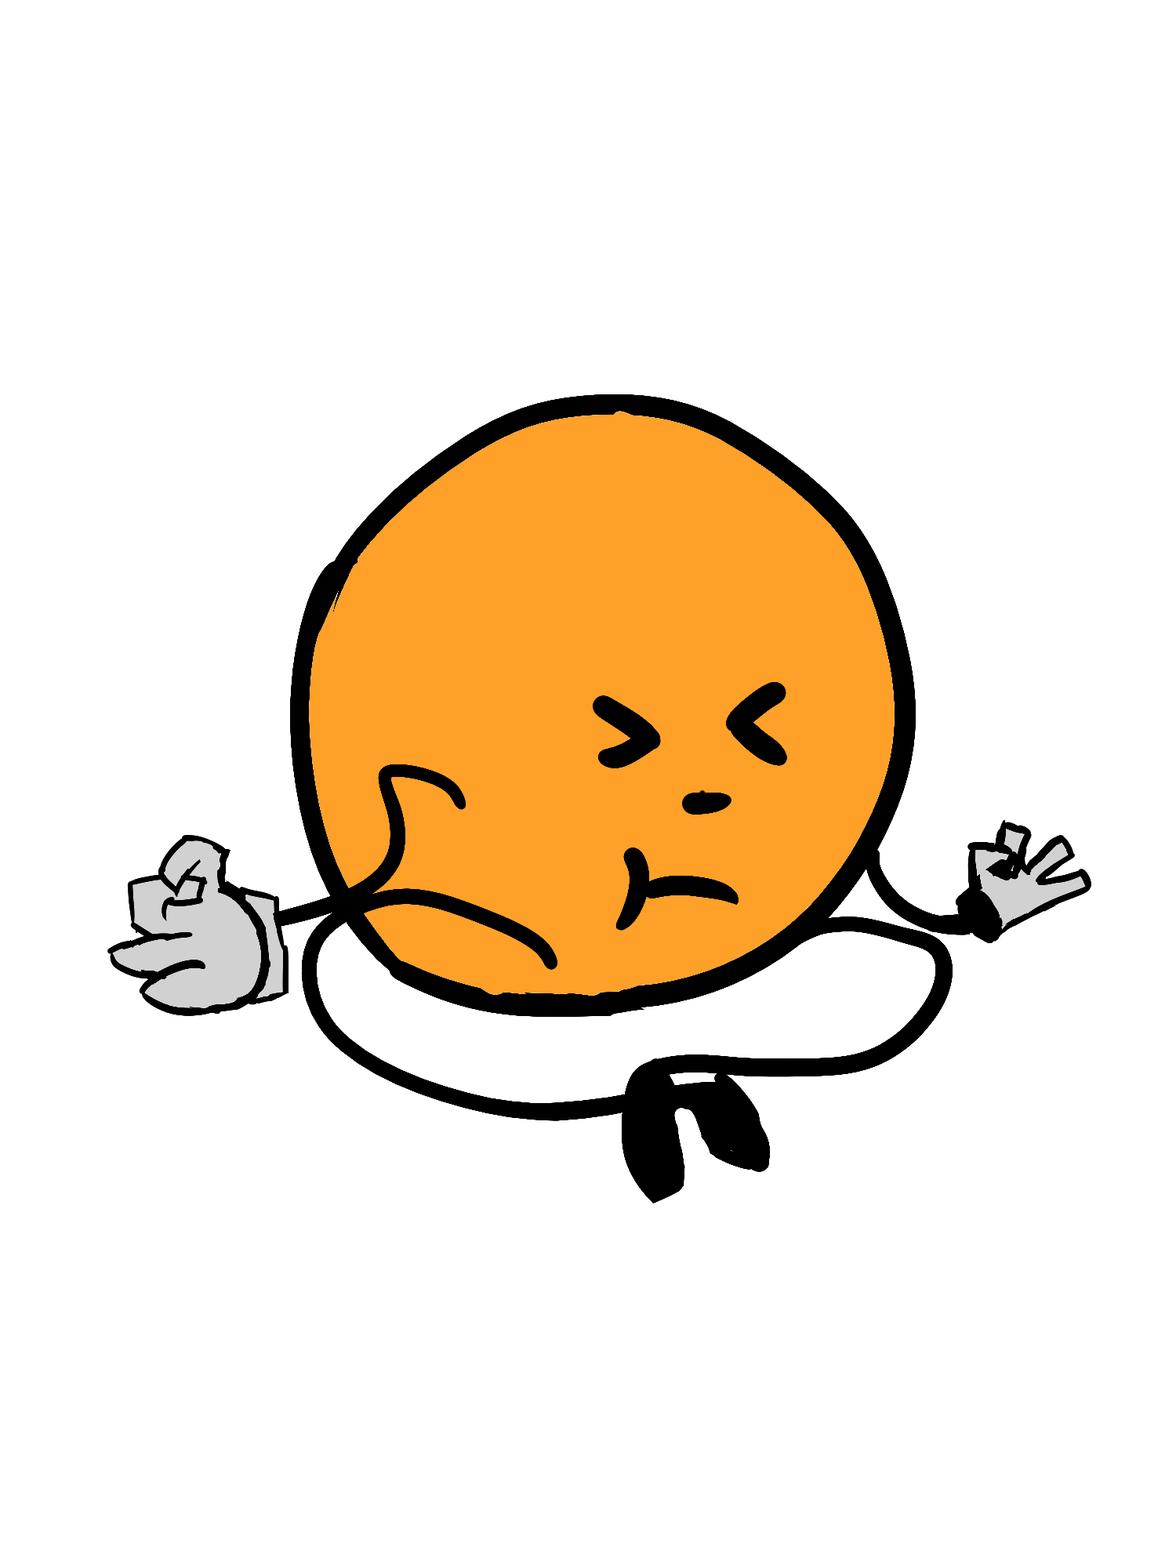
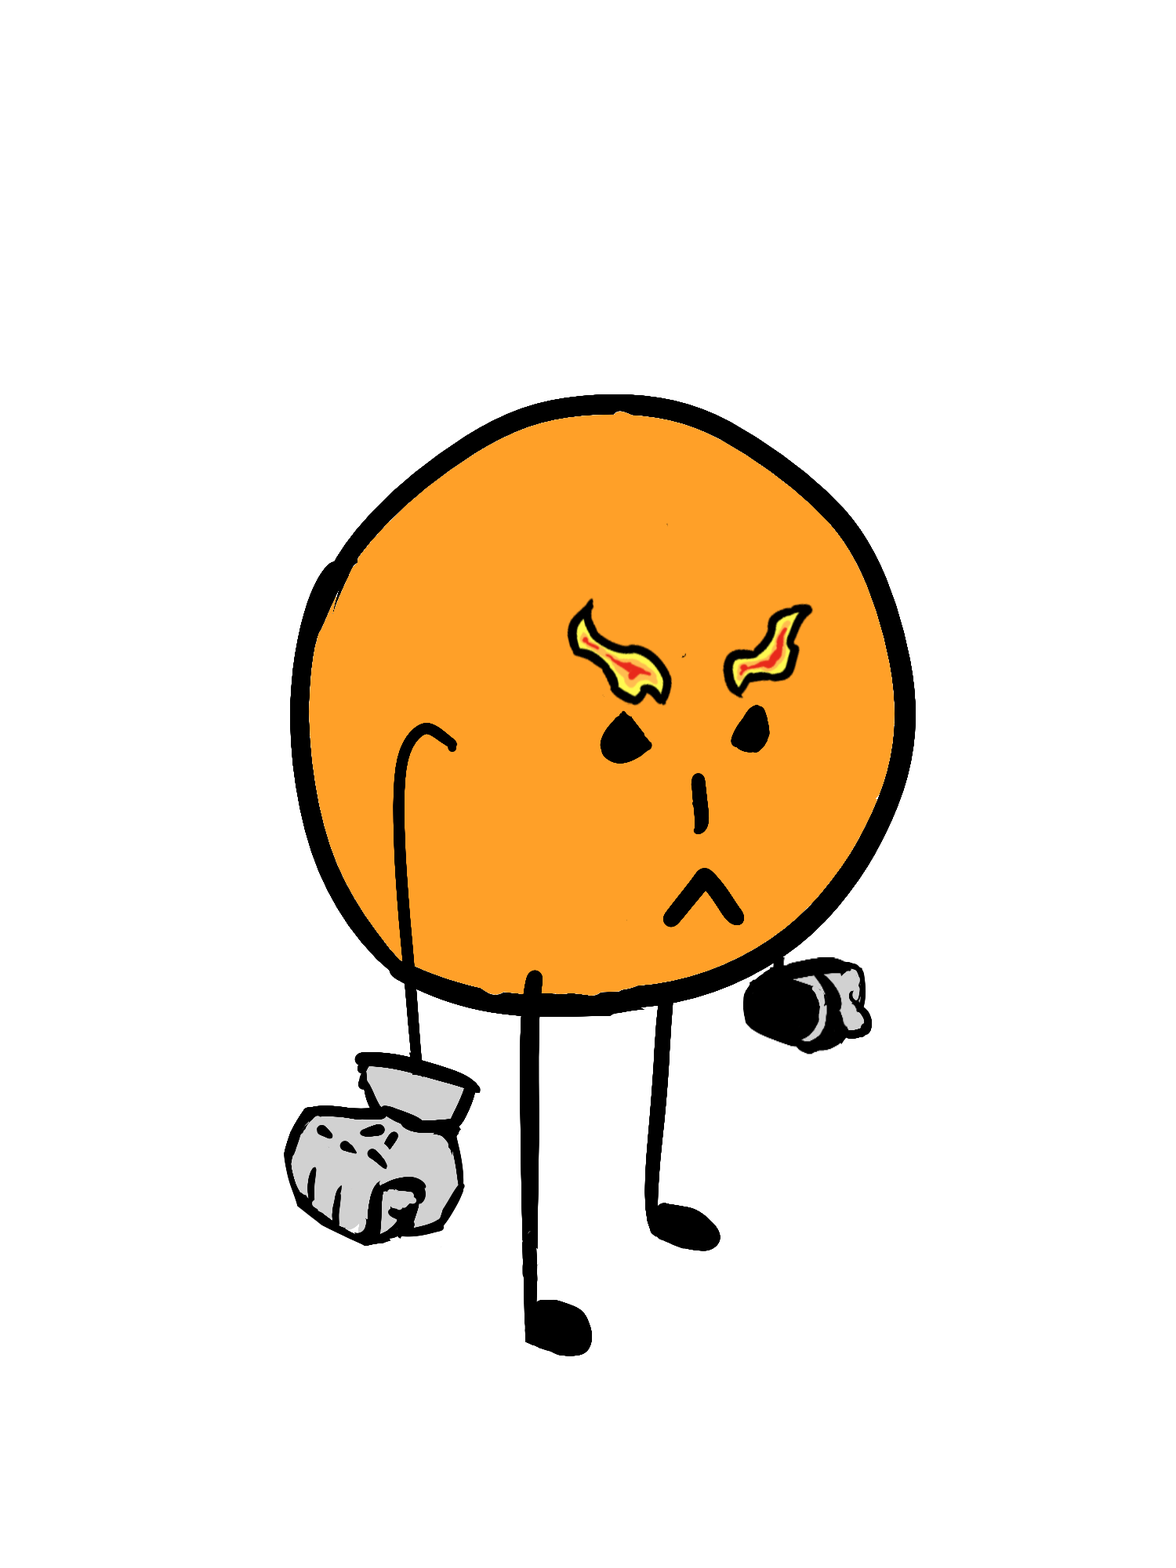
Layered file, before and after one edit (1176x1568). Changes by layer:
added group "Angry" with 7 layers in group "Eyebrows" over [566, 596, 814, 753]
added layer "Meditating 3" (2nd of 4, in "Eyebrows" › "Angry") in group "Angry" over [566, 596, 814, 753]
added group "Color" (2nd of 7, in "Eyebrows" › "Angry") with 3 layers in group "Angry" over [566, 596, 814, 753]
added layer "Eyebrows Color 3" (2nd of 6, in "Eyebrows" › "Angry" › "Color") in group "Color" over [566, 602, 814, 753]
added group "Angry Sun" with 10 layers above "Sun Shock" over [107, 522, 1097, 1357]
added group "Arms" (2nd of 9, in "Angry Sun") with 2 layers in group "Angry Sun" over [250, 596, 1097, 1357]
added layer "Arms Lineart" (2nd of 3, in "Angry Sun" › "Arms") in group "Arms" over [250, 596, 1097, 1357]
added layer "Arms color" (2nd of 3, in "Angry Sun" › "Arms") in group "Arms" over [250, 903, 904, 1357]
added layer "Legs" (2nd of 4, in "Angry Sun") in group "Angry Sun" over [107, 852, 753, 1357]
added group "Head" (3rd of 12, in "Angry Sun") with 2 layers in group "Angry Sun" over [107, 522, 1004, 1255]
added layer "Head" (4th of 12, in "Angry Sun" › "Head") in group "Head" over [107, 522, 1004, 1255]
added layer "Head Color" (2nd of 6, in "Angry Sun" › "Head") in group "Head" over [301, 522, 904, 1054]
hid group "HitMeditating" (11 layers) over [107, 522, 1097, 1357]
painted on "Arms" (7th of 9, in "HitMeditating" › "Sun Lineart" › "Arms") over [107, 522, 1097, 1357]
painted on "Head" (10th of 12, in "HitMeditating" › "Sun Lineart" › "Head") over [107, 522, 1097, 1205]
painted on "Head Color" (5th of 6, in "HitMeditating" › "Sun Lineart" › "Head") over [301, 522, 904, 1054]